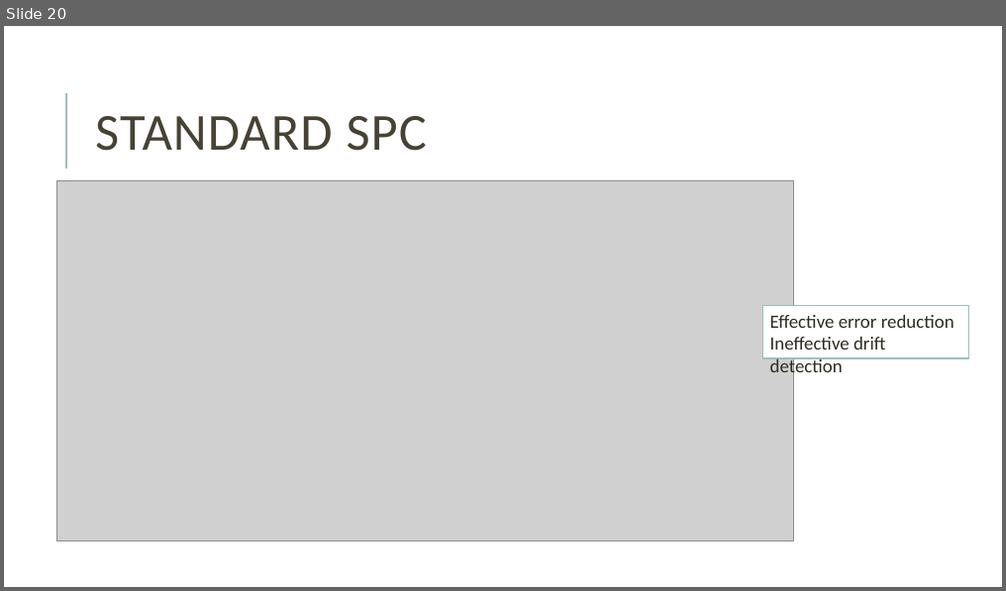
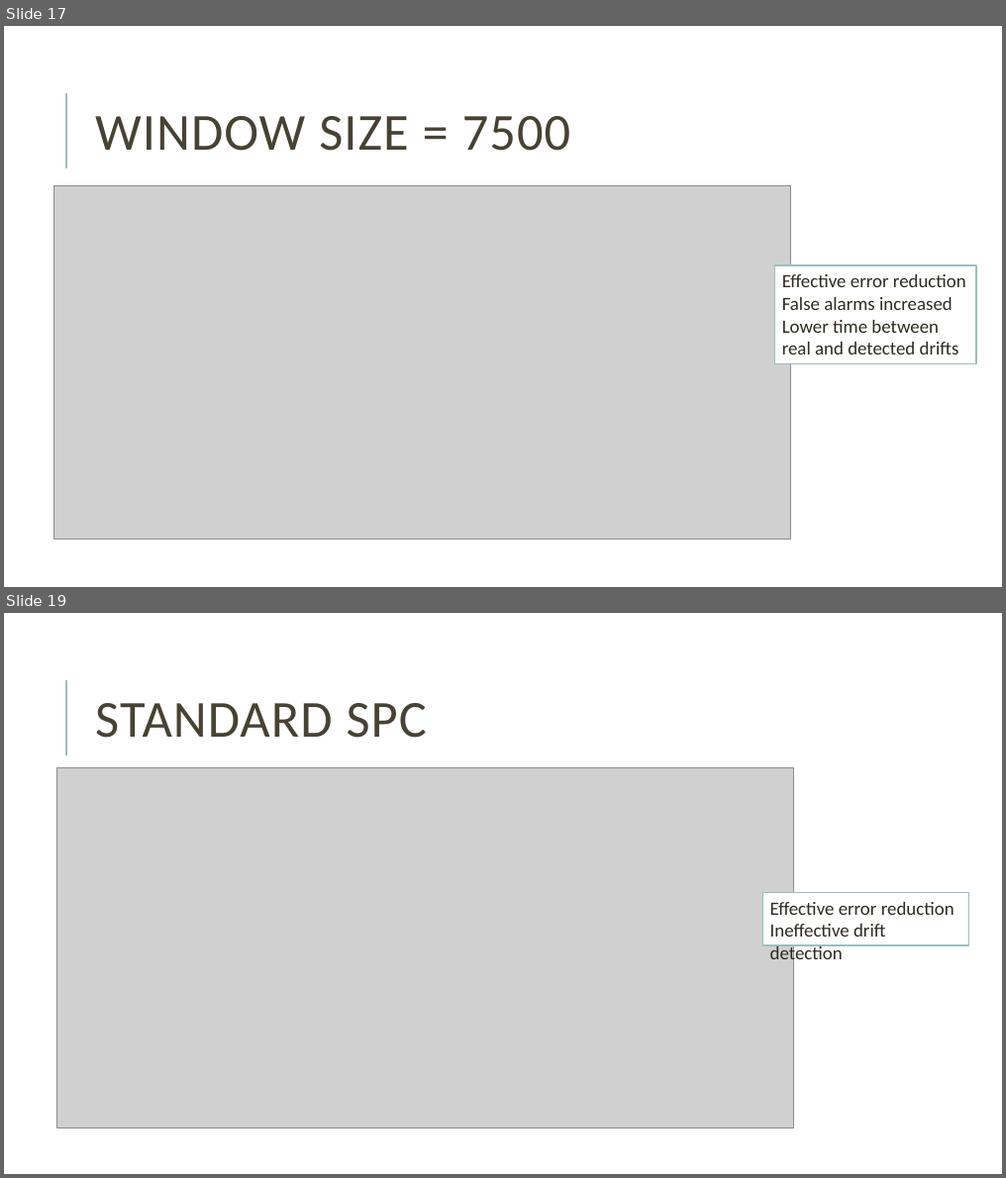
Before and after one commit to miguelFigSilva/dsm_SPC, a slide deck: presentation.pptx. Shown one above the other, each under a label of ours: slide 20 before the commit, slides 17 and 19 after it; the slides between them are not shown. The pictures are 1006x591 and 1006x1178 pixels, drawn with LibreOffice and Linux fonts; fonts in the diff are those of the drawing; grey boxes stand for pictures. Boxes give left, top, right and bottom in pixels: in the first picture for what was removed or moved away, otherwise in the second. Text is boxed around its words. In the diff, an @@ line names an element or a change of style, - is before the commit and + after.

```diff
--- a/presentation.pptx
+++ b/presentation.pptx
@@ slide 17 added at [4, 26, 1002, 587], background #FFFFFF; not listed: 1 template element that a slide beside it also shows @@
@@ title added at [95, 116, 570, 151], 50 pt, text #474233 @@
+WINDOW SIZE = 7500
@@ picture added at [54, 185, 791, 540] @@
@@ rectangle added at [775, 266, 976, 364], fill #FFFFFF, outline #9CBEBD 1.25 pt, 18 pt, text #2E2B21 @@
+Effective error reduction
+False alarms increased Lower time between real and detected drifts
@@ what was slide 20 is now slide 19 @@
```
Also in this commit, not shown: 13 slides changed, 2 slides removed, 2 other files.
